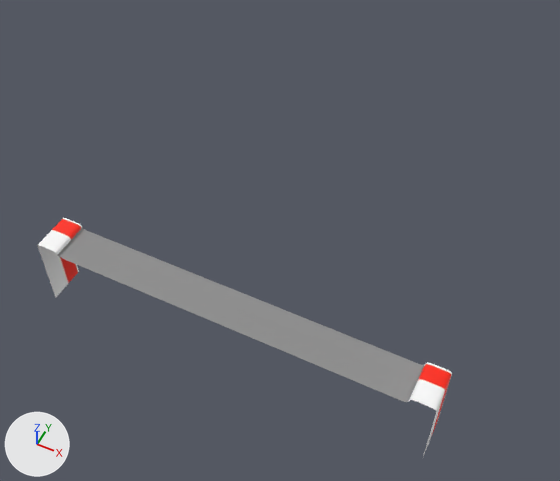
A saved change to the Blender file data/Assets/Models/Road/Road Profile.blend.
Camera for both pictures: a 50 mm lens placed at (12.7, -17.5, 28.0), pointed at (0.2, 7.5, -3.3). The lights are fixed; the arrows at lower left show +X, +Y and +Z.

Names of what the first picture shows: 'Road'.
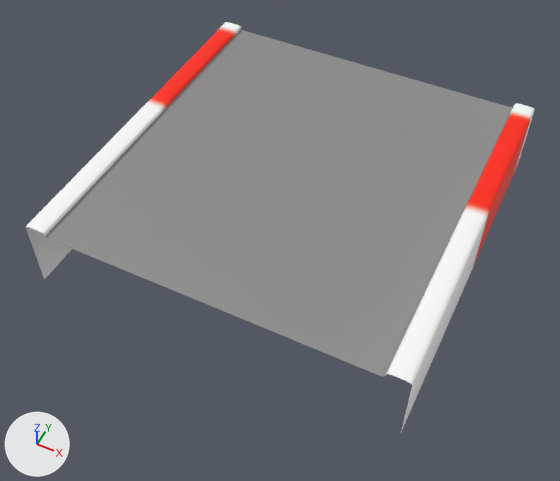
Diff of the bpy script that builds the scene:
```diff
--- a/data/Assets/Models/Road/Road Profile.blend.py
+++ b/data/Assets/Models/Road/Road Profile.blend.py
@@ me_plane @@
 me_plane.from_pydata(...)  # 58 vertices, 28 faces; spans x -8.7..11.3, y -0.7..1.3, z -4.0..0.3
 # used by ob_road; location = (0.0, 0.0, 0.0)
+# me_plane part 1: the loose piece of 58 vertices spanning x -8.7..11.3, y -0.7..1.3, z -4.0..0.3 is copied, and the copy is moved by (0.0, 2.0, 0.0); it spans x -8.7..11.3, y 1.3..3.3, z -4.0..0.3
+# me_plane part 2: the loose piece of 58 vertices spanning x -8.7..11.3, y -0.7..1.3, z -4.0..0.3 is copied, and the copy is moved by (0.0, 4.0, 0.0); it spans x -8.7..11.3, y 3.3..5.3, z -4.0..0.3
+# me_plane part 3: the loose piece of 58 vertices spanning x -8.7..11.3, y -0.7..1.3, z -4.0..0.3 is copied, and the copy is moved by (0.0, 6.0, 0.0); it spans x -8.7..11.3, y 5.3..7.3, z -4.0..0.3
+# me_plane part 4: the loose piece of 58 vertices spanning x -8.7..11.3, y -0.7..1.3, z -4.0..0.3 is copied, and the copy is moved by (0.0, 8.0, 0.0); it spans x -8.7..11.3, y 7.3..9.3, z -4.0..0.3
+# me_plane part 5: the loose piece of 58 vertices spanning x -8.7..11.3, y -0.7..1.3, z -4.0..0.3 is copied, and the copy is moved by (0.0, 10.0, 0.0); it spans x -8.7..11.3, y 9.3..11.3, z -4.0..0.3
+# me_plane part 6: the loose piece of 58 vertices spanning x -8.7..11.3, y -0.7..1.3, z -4.0..0.3 is copied, and the copy is moved by (0.0, 12.0, 0.0); it spans x -8.7..11.3, y 11.3..13.3, z -4.0..0.3
+# me_plane part 7: the loose piece of 58 vertices spanning x -8.7..11.3, y -0.7..1.3, z -4.0..0.3 is copied, and the copy is moved by (0.0, 14.0, 0.0); it spans x -8.7..11.3, y 13.3..15.3, z -4.0..0.3
+# me_plane part 8: the loose piece of 58 vertices spanning x -8.7..11.3, y -0.7..1.3, z -4.0..0.3 is copied, and the copy is moved by (0.0, 16.0, 0.0); it spans x -8.7..11.3, y 15.3..17.3, z -4.0..0.3
+# me_plane part 9: the loose piece of 58 vertices spanning x -8.7..11.3, y -0.7..1.3, z -4.0..0.3 is copied, and the copy is moved by (0.0, 18.0, 0.0); it spans x -8.7..11.3, y 17.3..19.3, z -4.0..0.3
 me_plane.materials.append(mat_mat_road)
@@ ob_road @@
 ob_road = bpy.data.objects.new('Road', me_plane)
-ob_road.location = (0.0, 0.0, 0.0)
+ob_road.location = (-1.29, 0.71, 0.0)
```

Pixel boxes (x1, y1, x2, y2) of what changed, in the pictures (560 x 481 px):
'Road', reshaped, moved (23% wider, 70% taller): before (37, 218, 452, 459); after (26, 22, 535, 432)
part 1 of me_plane, added: after (52, 176, 443, 397)
part 2 of me_plane, added: after (75, 153, 458, 365)
part 3 of me_plane, added: after (98, 131, 471, 333)
part 4 of me_plane, added: after (120, 110, 483, 303)
part 5 of me_plane, added: after (140, 91, 494, 278)
part 6 of me_plane, added: after (159, 72, 506, 253)
part 7 of me_plane, added: after (177, 55, 516, 227)
part 8 of me_plane, added: after (194, 38, 526, 204)
part 9 of me_plane, added: after (211, 22, 535, 184)
